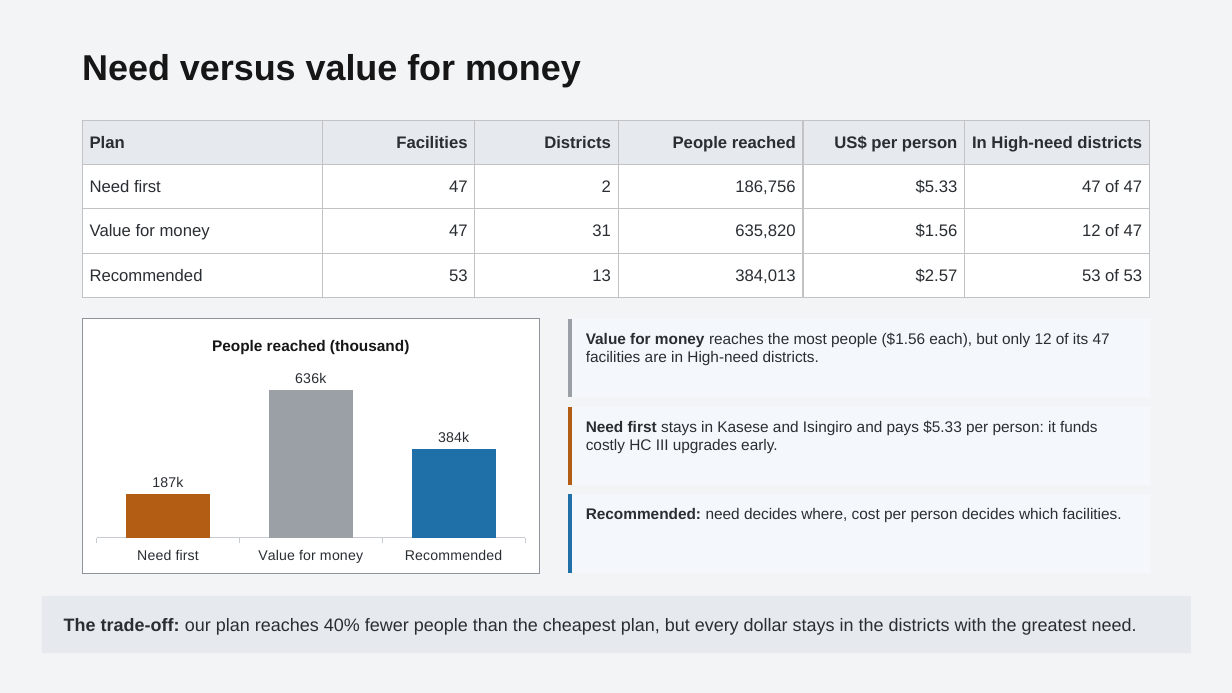
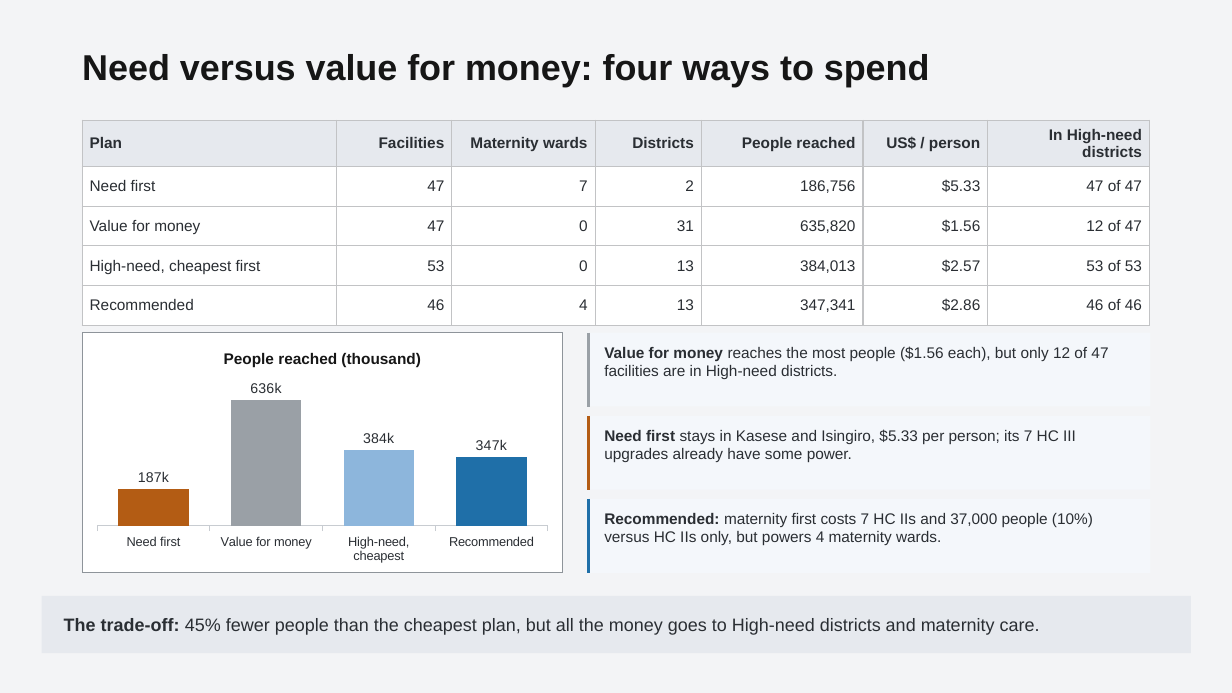
Before and after one commit to chilalaabubakar/EDA, a slide deck: slide 11 of presentation/Case_Study_4_Healthcare_Electrification_Uganda.pptx (slide 10 before the commit). Drawn at 1232x693 pixels with LibreOffice and Linux fonts; fonts in the diff are those of the drawing. Boxes give left, top, right and bottom in pixels: in the first picture for what was removed or moved away, otherwise in the second. Text is boxed around its words. In the diff, an @@ line names an element or a change of style, - is before the commit and + after.

Commit message:
Strengthen answers: maternity-first plan, driver ranks, EAE tool screenshot, recommendations, 4-page report
- Notebook: Uganda health evidence (UDHS 2022), weight reasoning, rank-based drivers of the top five,
  solar (GHI) robustness check, maternity-first plan compared with HC II-only, recommendations section
- tools/eae_check.js also saves a screenshot of the live EAE tool
- Slides (16) and the explainer document updated to match
- New 4-page report in report/

```diff
--- a/presentation/Case_Study_4_Healthcare_Electrification_Uganda.pptx
+++ b/presentation/Case_Study_4_Healthcare_Electrification_Uganda.pptx
@@ text at [82, 54, 930, 87]: text changed @@
-Need versus value for money
+Need versus value for money: four ways to spend
@@ table at [82, 120, 1150, 319] @@
-Plan | Facilities | Districts | People reached | US$ per person | In High-need districts
-Need first | 47 | 2 | 186,756 | $5.33 | 47 of 47
-Value for money | 47 | 31 | 635,820 | $1.56 | 12 of 47
-Recommended | 53 | 13 | 384,013 | $2.57 | 53 of 53
+Plan | Facilities | Maternity wards | Districts | People reached | US$ / person | In High-need districts
+Need first | 47 | 7 | 2 | 186,756 | $5.33 | 47 of 47
+Value for money | 47 | 0 | 31 | 635,820 | $1.56 | 12 of 47
+High-need, cheapest first | 53 | 0 | 13 | 384,013 | $2.57 | 53 of 53
+Recommended | 46 | 4 | 13 | 347,341 | $2.86 | 46 of 46
@@ rectangle: place and size @@
-rectangle at [82, 319, 540, 573]
+rectangle at [82, 333, 563, 573]
@@ column chart at [88, 337, 557, 568] @@
-categories: Need first, Value for money, Recommended
+categories: Need first, Value for money, High-need, cheapest, Recommended
-People reached (thousand): 187, 636, 384
+People reached (thousand): 187, 636, 384, 347
@@ category axis changed @@
@@ bar spacing changed @@
@@ lettering changed @@
@@ column chart: place and size @@
-column chart at [88, 323, 534, 568]
+column chart at [88, 337, 557, 568]
@@ rectangle: place and size @@
-rectangle at [568, 319, 1151, 397]
+rectangle at [587, 333, 1151, 407]
@@ line moved from (570, 319) - (570, 397) to (589, 333) - (589, 407) @@
@@ text at [604, 346, 1108, 379]: text changed @@
-Value for money reaches the most people ($1.56 each), but only 12 of its 47 facilities are in High-need districts.
+Value for money reaches the most people ($1.56 each), but only 12 of 47 facilities are in High-need districts.
@@ rectangle: place and size @@
-rectangle at [568, 407, 1151, 485]
+rectangle at [587, 416, 1151, 490]
@@ line moved from (570, 407) - (570, 485) to (589, 416) - (589, 490) @@
@@ text at [604, 429, 1076, 462]: text changed @@
-Need first stays in Kasese and Isingiro and pays $5.33 per person: it funds costly HC III upgrades early.
+Need first stays in Kasese and Isingiro, $5.33 per person; its 7 HC III upgrades already have some power.
@@ rectangle: place and size @@
-rectangle at [568, 494, 1151, 573]
+rectangle at [587, 499, 1151, 573]
@@ line moved from (570, 494) - (570, 573) to (589, 499) - (589, 573) @@
@@ text at [604, 513, 1093, 545]: text changed @@
-Recommended: need decides where, cost per person decides which facilities.
+Recommended: maternity first costs 7 HC IIs and 37,000 people (10%) versus HC IIs only, but powers 4 maternity wards.
@@ text at [64, 618, 1040, 635]: text changed @@
-The trade-off: our plan reaches 40% fewer people than the cheapest plan, but every dollar stays in the districts with the greatest need.
+The trade-off: 45% fewer people than the cheapest plan, but all the money goes to High-need districts and maternity care.
```
Also in this commit, not shown: 10 other slides changed, 2 slides added, 22 other files.
